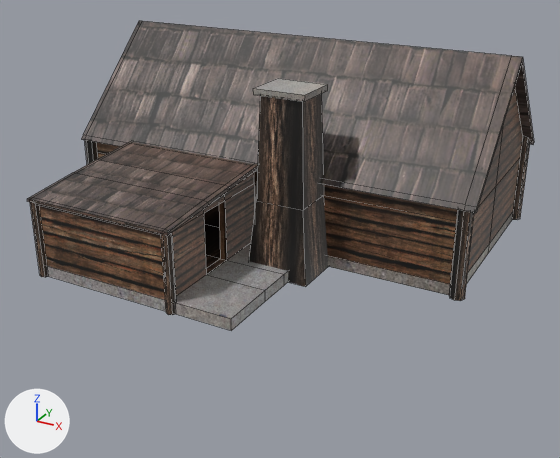
An edit to the FBX model Assets/Model/Source/wood-cabin.fbx, drawn before and after from the same camera.
Before and after are seen from a 50 mm lens placed at (77.5, -69.4, 16.1), pointed at (60.7, -38.8, 0.8). Every picture has the same lights, and +X, +Y and +Z are marked at lower left. Mesh edges are drawn as thin lines. Vertices at the same position are counted once.
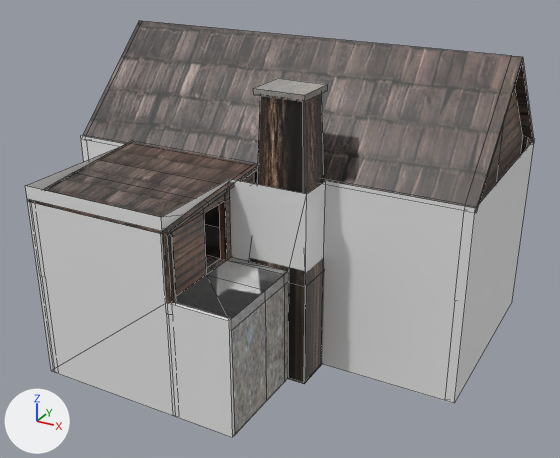
The newer file is also turned or shifted as a whole; pictures and numbers use the older file's frame.

Scene script edits in JSON lines:
```json
{"block": "me_plane_003", "where": "# used by ob_plane_002; location = (58.9, -38.64, 0.04)"}
{"op": "remove", "block": "me_plane_003", "code": "me_plane_003.from_pydata(...)  # 341 vertices, 259 faces; spans x -9.1..11.6, y -8.6..9.0, z 0.0..9.4"}
{"op": "add", "block": "me_plane_003", "code": "me_plane_003.from_pydata(...)  # 427 vertices, 345 faces; spans x -9.1..11.6, y -8.6..9.0, z -5.1..9.4"}
{"block": "me_plane_003", "change": "me_plane_003 part 1"}
{"block": "me_plane_003", "change": "86 new vertices lie (0.0, 0.0, -5.1) away from vertices in x -9.1..11.4, y -8.6..9.0, z 0.0"}
{"block": "me_plane_003", "change": "68 new faces join them, mat_material_011 (picture img_wood_cabin_jpg)"}
{"block": "me_plane_003", "change": "18 new faces join them, mat_concrette (picture img_concrette_jpg)"}
{"op": "add", "block": "me_plane_034", "code": ["me_plane_034 = bpy.data.meshes.new('Plane.034')", "me_plane_034.from_pydata(...)  # 80 vertices, 71 faces; spans x -9.1..11.6, y -8.6..9.0, z -5.1..8.8"]}
{"op": "add", "block": "ob_plane_028", "code": ["ob_plane_028 = bpy.data.objects.new('Plane.028', me_plane_034)", "ob_plane_028.location = (58.9, -38.64, 0.04)"]}
```

Location of each change, (x1, y1, x2, y2) in pixels of the pictures (560 x 458 px):
```json
{"object": "Plane.002", "change": "reshaped", "before": [27, 21, 534, 331], "after": [27, 21, 534, 434], "on screen": "33% taller"}
{"object": "Plane.028", "change": "added", "after": [25, 135, 534, 437]}
{"part": 1, "of": "me_plane_003", "change": "added", "after": [49, 270, 325, 434]}
```
